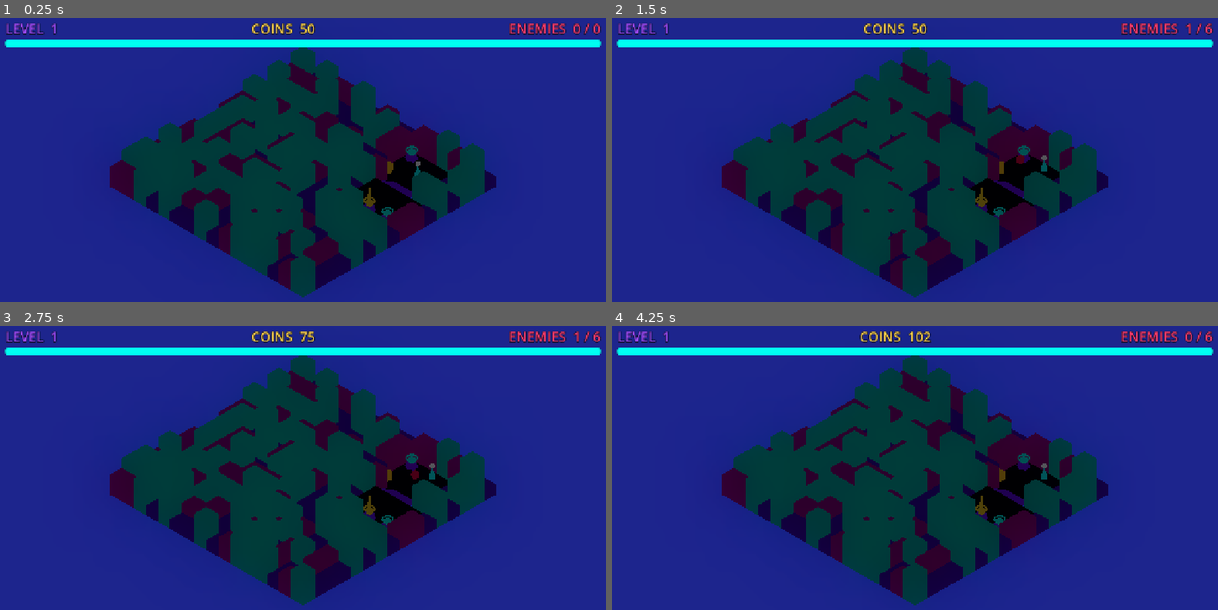
Above: before the commit, frames 1-4 (two rows, left to right).
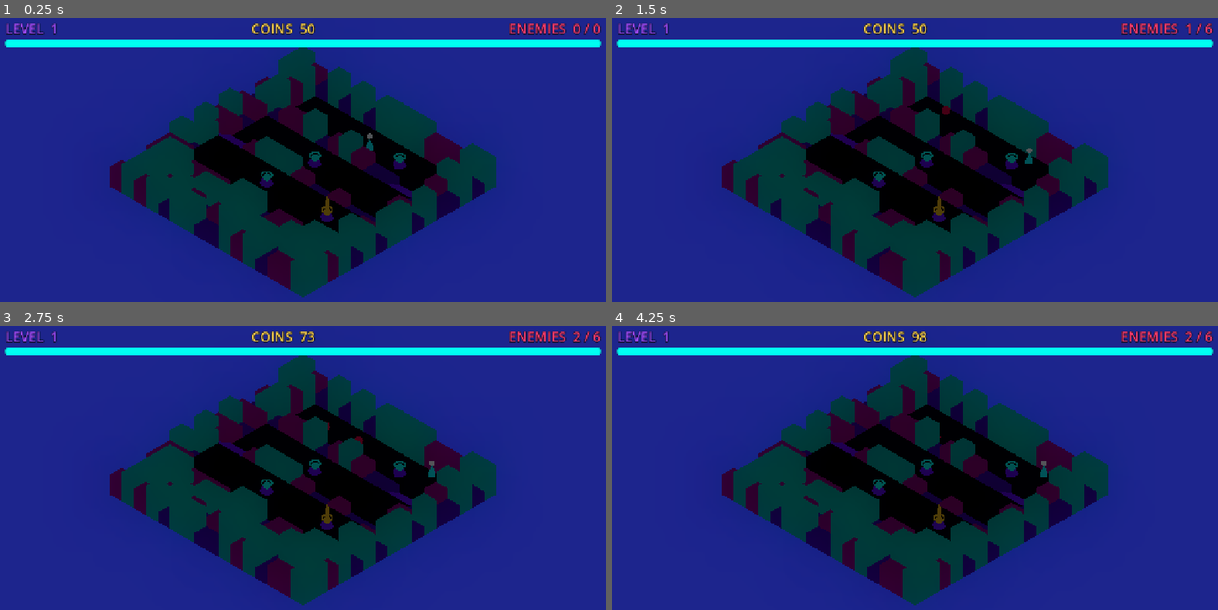
Above: after the commit, the same moments.

Repository: requaos/yarbell
Game: Godot game, scene res://scenes/game/game.tscn
The game is run twice, just before and just after one commit, with the same random seed, the same clock (stepped at 60 frames per second) and the same inputs.
Inputs (mouse positions are in pixels of both pictures, inside the frame that each line leads up to):
- Up to frame 1 (0.25 s): no input
- Up to frame 2 (1.5 s): tap Enter at 0.5 s; move the mouse to (1048, 168) at 0.52 s; click (1048, 168) at 0.67 s; move the mouse to (793, 202) at 1.27 s; click (793, 202) at 1.42 s
- Up to frame 3 (2.75 s): tap Space at 2 s; move the mouse to (363, 416) at 2.02 s; click (363, 416) at 2.17 s
- Up to frame 4 (4.25 s): tap Enter at 2.75 s; move the mouse to (884, 564) at 2.77 s; click (884, 564) at 2.92 s; move the mouse to (1102, 547) at 3.52 s; click (1102, 547) at 3.67 s

The runs differ from the first frame. In frame 1, 19% of the frame differs, in the area x 20-82%, y 12-96%; in frame 2, 19%; in frame 3, 19%; in frame 4, 19%, in the area x 20-96%, y 1-96%.

Commit message:
Make the enemy path a long winding serpentine of terraces
The previous layout climbed almost straight up the middle, leaving most of
the landscape unused and the route to the primary very short. Replace it
with wide terraces stacked at rising elevations, connected by ramps that
alternate ends (right, left, right, ...). Enemies must cross the full width
of each terrace, climb, then cross back the other way, climb again — a long
switchback route up to the primary on the top terrace that uses the whole
landscape. Towers are spread along every terrace so enemies pass them the
entire way up. Verified the navmesh connects end-to-end (path length ~30u
vs the old ~10-15).

Diff:
--- a/game/scripts/systems/terrain_generator.gd
+++ b/game/scripts/systems/terrain_generator.gd
@@ -1,13 +1,15 @@
 class_name TerrainGenerator
 extends RefCounted
-## Procedurally builds a chain of plateaus at rising elevations, connected by
-## ramps, forming the walkable route from the spawn plateau up to the primary
-## tower on the top plateau. Every non-plateau cell becomes a solid wall block,
-## so the navmesh only covers the plateaus + ramps: enemies are forced along the
-## climbing route, past the towers placed on each plateau, and the ramps act as
-## elevation chokepoints. Deterministic per level number.
+## Procedurally builds a serpentine of terraces: wide plateaus stacked at rising
+## elevations, each connected to the next by a ramp placed at alternating ends
+## (right, left, right, ...). Enemies must traverse the full width of a terrace,
+## climb the ramp, cross back the other way, climb again — a long switchback
+## path from the entry edge up to the primary tower on the top terrace, using
+## the whole landscape. Towers sit along each terrace, so enemies pass them the
+## entire way up, and the ramps are elevation chokepoints. Deterministic per
+## level number.
 ##
-## Plateau/ramp surfaces are StaticBody3D + BoxMesh + BoxShape3D on the TERRAIN
+## Terrace/ramp surfaces are StaticBody3D + BoxMesh + BoxShape3D on the TERRAIN
 ## layer (feed the navmesh bake and tap rays). Walls are visual-only (no
 ## collider) so they stay out of the navmesh.
 
@@ -15,7 +17,9 @@
 
 const GRID_W := 16
 const GRID_H := 16
-const STEP := 0.6                # elevation gained per plateau
+const X_MARGIN := 2          # side walls
+const STRIP_DEPTH := 3       # z-depth of each terrace
+const STEP := 0.6            # elevation gained per terrace
 const BASE_THICKNESS := 0.3
 const RAMP_WIDTH := 2.0
 const CANYON_STEP := 0.7
@@ -23,74 +27,63 @@
 
 var _rng := RandomNumberGenerator.new()
 var _cells: Array = []
-var _plateaus: Array = []        # [{x0, x1, z0, z1, elev}] front -> top
+var _plateaus: Array = []    # [{x0, x1, z0, z1, elev}] front(low) -> top
+var _ramps: Array = []       # [{a, b, end, cell_x}]
 var _grid_mat: ShaderMaterial
 var _wall_mats: Dictionary = {}
 
 func generate(region: NavigationRegion3D, level: int, site_count: int) -> Dictionary:
 	_rng.seed = level * 1013 + 17
 	_init_cells()
-	_plateaus = _build_plateaus()
+	_plateaus = _build_terraces()
+	_compute_ramps()
 	_mark_cells()
 
 	for p in _plateaus:
-		_build_plateau(region, p)
+		_build_terrace(region, p)
+	for r in _ramps:
+		_build_ramp(region, r)
+	_build_walls(region)
+
+	return _collect_data(site_count)
+
+# --- layout -------------------------------------------------------------------
+
+func _build_terraces() -> Array:
+	var rows := _rng.randi_range(3, 4)
+	var x0 := X_MARGIN
+	var w := GRID_W - 2 * X_MARGIN
+	var plateaus: Array = []
+	var z := 1
+	for i in rows:
+		var z1 := z + STRIP_DEPTH - 1
+		if z1 > GRID_H - 1:
+			break
+		plateaus.append({"x0": x0, "x1": x0 + w - 1, "z0": z, "z1": z1, "elev": i})
+		z = z1 + 2   # one-cell gap between terraces for the ramp/step
+	return plateaus
+
+func _compute_ramps() -> void:
+	_ramps = []
 	for i in range(_plateaus.size() - 1):
-		_build_ramp_between(region, _plateaus[i], _plateaus[i + 1])
-	_build_walls(region)
-
-	return _collect_data(site_count)
-
-# --- layout -------------------------------------------------------------------
-
-func _build_plateaus() -> Array:
-	var plateaus: Array = []
-	var num := _rng.randi_range(2, 3)
-	var z0 := 1
-	var elev := 0
-	var prev = null
-	for p in num:
-		var depth := _rng.randi_range(3, 4)
-		var width := _rng.randi_range(4, 5)
-		var z1 := z0 + depth - 1
-		if z1 > GRID_H - 2:
-			break
-		var x0: int
-		if prev == null:
-			x0 = _rng.randi_range(1, GRID_W - 1 - width)
-		else:
-			var span: int = mini(width, prev.x1 - prev.x0 + 1)
-			var max_shift: int = maxi(0, span - 2)
-			var shift := _rng.randi_range(-max_shift, max_shift)
-			x0 = clampi(prev.x0 + shift, 1, GRID_W - 1 - width)
-			# Guarantee at least 2 cells of x-overlap for the ramp.
-			var overlap: int = mini(x0 + width - 1, prev.x1) - maxi(x0, prev.x0) + 1
-			if overlap < 2:
-				x0 = clampi(prev.x0, 1, GRID_W - 1 - width)
-		var rect := {"x0": x0, "x1": x0 + width - 1, "z0": z0, "z1": z1, "elev": elev}
-		plateaus.append(rect)
-		prev = rect
-		elev += 1
-		z0 = z1 + 2   # one-cell gap between plateaus for the ramp
-	return plateaus
+		var a: Dictionary = _plateaus[i]
+		var end := "right" if (i % 2 == 0) else "left"
+		var cell_x: int = (a.x1 - 1) if end == "right" else a.x0
+		_ramps.append({"a": a, "b": _plateaus[i + 1], "end": end, "cell_x": cell_x})
 
 func _mark_cells() -> void:
 	for p in _plateaus:
 		for ix in range(p.x0, p.x1 + 1):
 			for iz in range(p.z0, p.z1 + 1):
 				_cells[ix][iz] = PLATEAU
-	# Mark the ramp gap rows so walls don't bury the ramps.
-	for i in range(_plateaus.size() - 1):
-		var a = _plateaus[i]
-		var b = _plateaus[i + 1]
-		var ox0: int = maxi(a.x0, b.x0)
-		var ox1: int = mini(a.x1, b.x1)
-		for ix in range(ox0, ox1 + 1):
-			_cells[ix][a.z1 + 1] = RAMP
+	for r in _ramps:
+		var gz: int = r.a.z1 + 1
+		_cells[r.cell_x][gz] = RAMP
+		_cells[r.cell_x + 1][gz] = RAMP
 
 # --- geometry -----------------------------------------------------------------
 
-func _build_plateau(region: NavigationRegion3D, p: Dictionary) -> void:
+func _build_terrace(region: NavigationRegion3D, p: Dictionary) -> void:
 	var w: int = p.x1 - p.x0 + 1
 	var d: int = p.z1 - p.z0 + 1
 	var top: float = p.elev * STEP
@@ -101,11 +94,10 @@
 		(p.z0 + d / 2.0) - GRID_H / 2.0)
 	region.add_child(_make_box_body(Vector3(w, height, d), center, _grid_material()))
 
-func _build_ramp_between(region: NavigationRegion3D, a: Dictionary, b: Dictionary) -> void:
-	var ox0: int = maxi(a.x0, b.x0)
-	var ox1: int = mini(a.x1, b.x1)
-	var xc: float = ((ox0 + ox1 + 1) / 2.0) - GRID_W / 2.0
-	var ramp_w: float = minf(RAMP_WIDTH, float(ox1 - ox0 + 1))
+func _build_ramp(region: NavigationRegion3D, r: Dictionary) -> void:
+	var a: Dictionary = r.a
+	var b: Dictionary = r.b
+	var xc: float = (r.cell_x + 1) - GRID_W / 2.0   # center of the two ramp cells
 	var low := Vector3(xc, a.elev * STEP, (a.z1 + 1) - GRID_H / 2.0)
 	var high := Vector3(xc, b.elev * STEP, b.z0 - GRID_H / 2.0)
 	var length := high.distance_to(low)
@@ -117,7 +109,7 @@
 	body.global_position = (high + low) / 2.0
 	body.look_at(body.global_position + (low - high), Vector3.UP)
 
-	var size := Vector3(ramp_w, 0.15, length)
+	var size := Vector3(RAMP_WIDTH, 0.15, length)
 	var mesh := MeshInstance3D.new()
 	var box := BoxMesh.new()
 	box.size = size
@@ -187,14 +179,21 @@
 # --- data ---------------------------------------------------------------------
 
 func _collect_data(site_count: int) -> Dictionary:
-	var front: Dictionary = _plateaus[0]
+	var row0: Dictionary = _plateaus[0]
 	var top: Dictionary = _plateaus[_plateaus.size() - 1]
 
-	var primary := _cell_center((top.x0 + top.x1 + 1) / 2.0 - 0.5, top.z1, top.elev * STEP)
-
+	# Enemies enter row 0 at the end opposite its ramp, and cross to reach it.
+	var enter_right: bool = (_ramps[0].end == "left")
+	var spawn_x: int = (row0.x1 - 1) if enter_right else (row0.x0 + 1)
 	var spawns: Array = []
-	for ix in range(front.x0, front.x1 + 1):
-		spawns.append(_cell_center(ix, front.z0, front.elev * STEP))
+	for iz in range(row0.z0, row0.z1 + 1):
+		spawns.append(_cell_center(spawn_x, iz, row0.elev * STEP))
+
+	# The primary sits at the far end of the top terrace from where enemies arrive.
+	var arrive_end: String = _ramps[_ramps.size() - 1].end
+	var prim_x: int = (top.x0 + 1) if arrive_end == "right" else (top.x1 - 1)
+	var prim_z: int = int((top.z0 + top.z1) / 2.0)
+	var primary := _cell_center(prim_x, prim_z, top.elev * STEP)
 
 	var walkable: Array = []
 	for p in _plateaus:
@@ -202,7 +201,7 @@
 			for iz in range(p.z0, p.z1 + 1):
 				walkable.append(_cell_center(ix, iz, p.elev * STEP))
 
-	var player_start := _cell_center((front.x0 + front.x1) / 2.0, front.z0 + 1, front.elev * STEP)
+	var player_start := _cell_center((row0.x0 + row0.x1) / 2.0, (row0.z0 + row0.z1) / 2.0, row0.elev * STEP)
 
 	return {
 		"primary_position": primary,
@@ -213,30 +212,27 @@
 		"terrain_size": Vector2(GRID_W, GRID_H),
 	}
 
-## Distribute towers across the plateaus (round-robin) so enemies pass towers on
-## every level of the climb. Picks edge cells that still cover the crossing route.
+## Spread towers along every terrace so enemies pass towers the whole way up.
 func _pick_sites(site_count: int, primary: Vector3) -> Array:
 	var per_plateau: Array = []
 	for p in _plateaus:
-		var cells: Array = [
-			_cell_center(p.x0, p.z0, p.elev * STEP),
-			_cell_center(p.x1, p.z1, p.elev * STEP),
-			_cell_center(p.x0, p.z1, p.elev * STEP),
-			_cell_center(p.x1, p.z0, p.elev * STEP),
-		]
+		var mid_z: int = int((p.z0 + p.z1) / 2.0)
+		var cells: Array = []
+		for frac in [0.2, 0.5, 0.8]:
+			var x: int = p.x0 + int((p.x1 - p.x0) * frac)
+			cells.append(_cell_center(x, mid_z, p.elev * STEP))
 		_shuffle(cells)
 		per_plateau.append(cells)
 
 	var sites: Array = []
 	var round := 0
-	while sites.size() < site_count and round < 4:
+	while sites.size() < site_count and round < 3:
 		for cells in per_plateau:
 			if sites.size() >= site_count:
 				break
-			if round < cells.size():
-				var pos: Vector3 = cells[round]
-				if pos.distance_to(primary) > 1.2:
-					sites.append(pos)
+			var pos: Vector3 = cells[round]
+			if pos.distance_to(primary) > 1.5:
+				sites.append(pos)
 		round += 1
 	return sites
 
